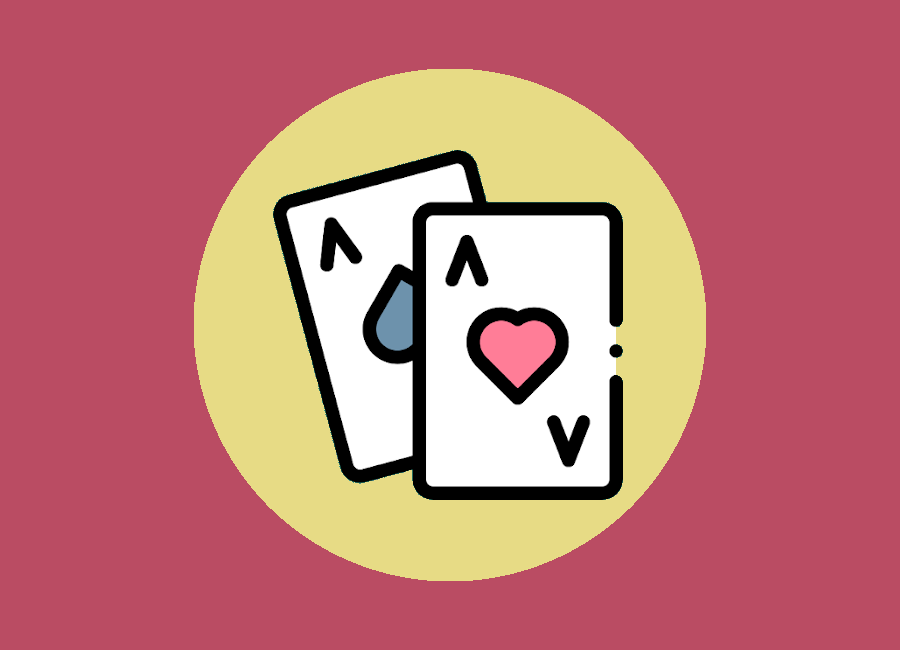
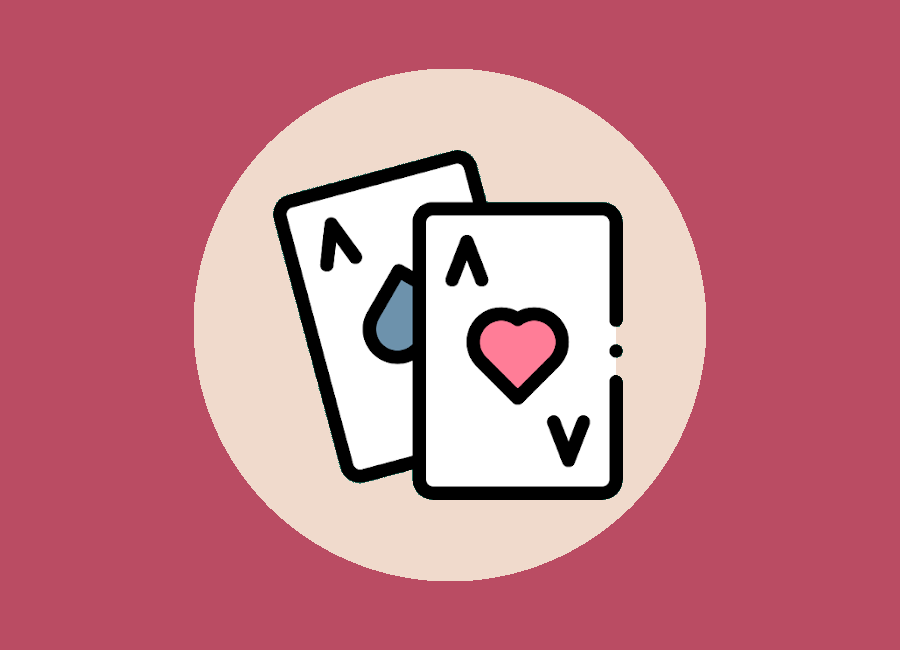
Layer changes from the first (900, 650) image to the second:
painted on "Layer" over [194, 69, 706, 581]
